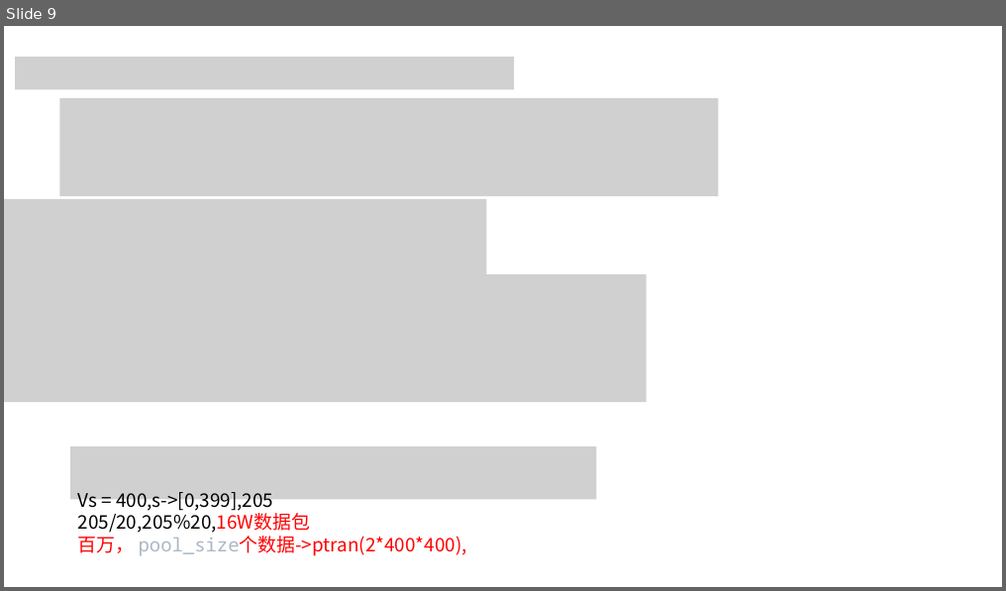
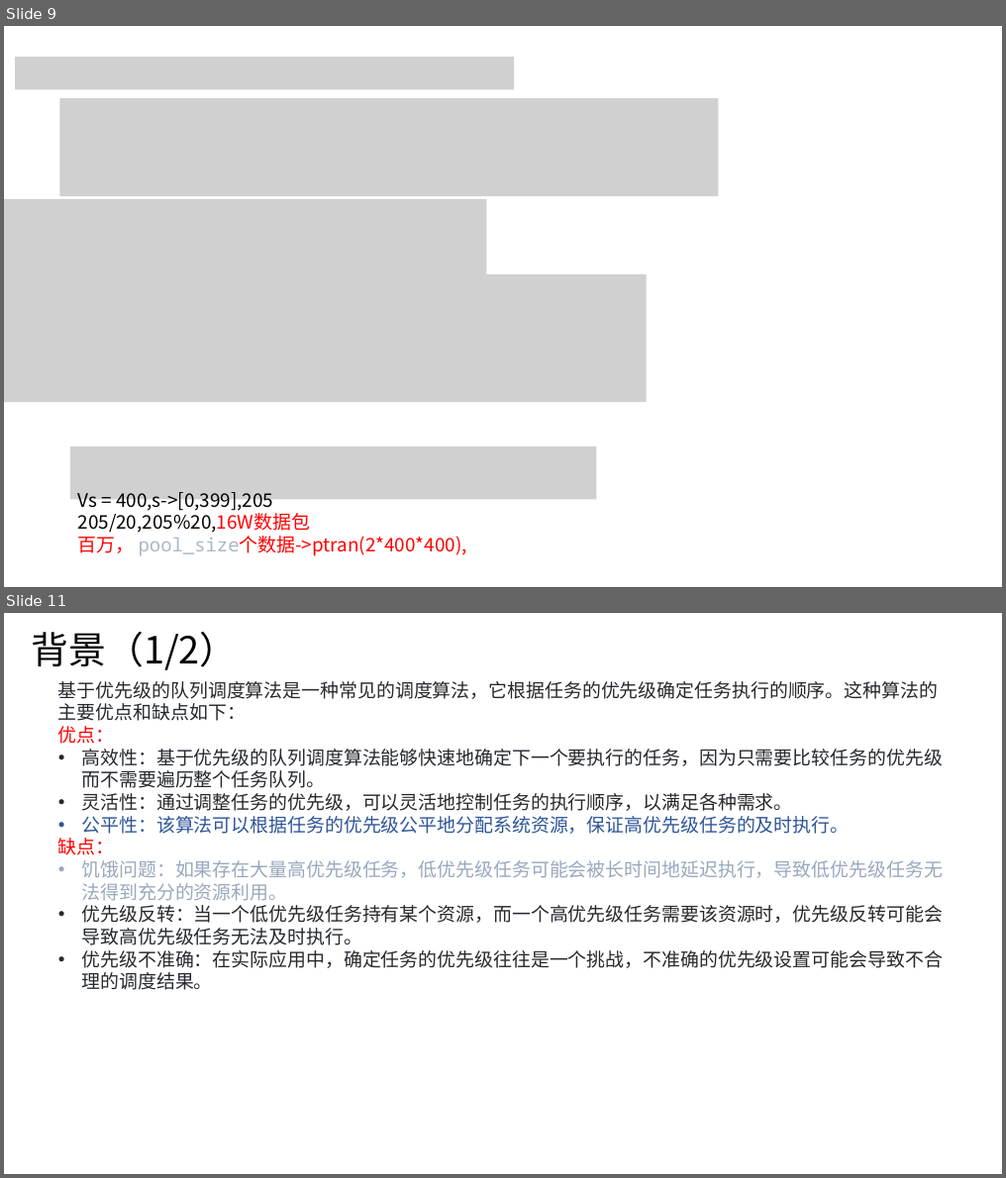
Before and after one commit to JinPeng-Zhang/RMAB, a slide deck: PPT/ECN-WI - 副本.pptx. Shown one above the other, each under a label of ours: slide 9 before the commit, slides 9 and 11 after it; the slides between them are not shown. The pictures are 1006x591 and 1006x1178 pixels, drawn with LibreOffice and Linux fonts; fonts in the diff are those of the drawing; grey boxes stand for pictures. Boxes give left, top, right and bottom in pixels: in the first picture for what was removed or moved away, otherwise in the second. Text is boxed around its words. In the diff, an @@ line names an element or a change of style, - is before the commit and + after.

```diff
--- a/PPT/ECN-WI - 副本.pptx
+++ b/PPT/ECN-WI - 副本.pptx
@@ slide 11 added at [4, 613, 1002, 1174], background #FFFFFF @@
@@ text added at [32, 632, 238, 670], 36 pt, text #000000 @@
+背景（1/2）
@@ text added at [58, 681, 943, 990], 18 pt, text #24292F @@
+基于优先级的队列调度算法是一种常见的调度算法，它根据任务的优先级确定任务执行的顺序。这种算法的主要优点和缺点如下：
+优点：
+• 高效性：基于优先级的队列调度算法能够快速地确定下一个要执行的任务，因为只需要比较任务的优先级而不需要遍历整个任务队列。
+• 灵活性：通过调整任务的优先级，可以灵活地控制任务的执行顺序，以满足各种需求。
+• 公平性：该算法可以根据任务的优先级公平地分配系统资源，保证高优先级任务的及时执行。
+缺点：
+• 饥饿问题：如果存在大量高优先级任务，低优先级任务可能会被长时间地延迟执行，导致低优先级任务无法得到充分的资源利用。
+• 优先级反转：当一个低优先级任务持有某个资源，而一个高优先级任务需要该资源时，优先级反转可能会导致高优先级任务无法及时执行。
+• 优先级不准确：在实际应用中，确定任务的优先级往往是一个挑战，不准确的优先级设置可能会导致不合理的调度结果。
```
Also in this commit, not shown: 2 slides changed, 16 other slides added, 3 other files.
